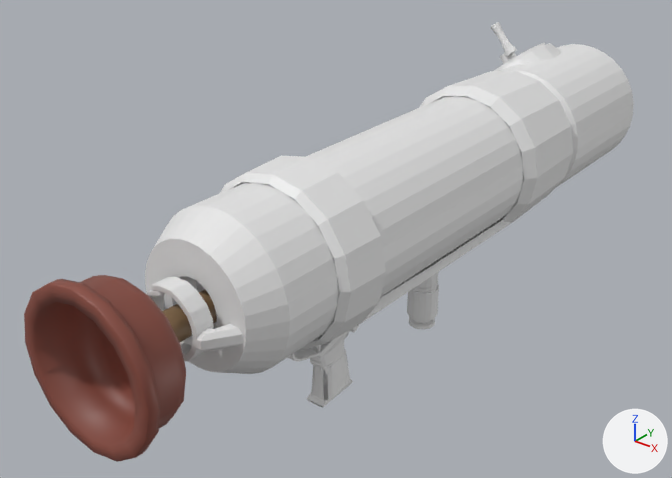
The FBX model Blitz/Blitz/Assets/3DAssets/GunModels/plunger_launcher.fbx as it was, and as the next commit left it.
Before and after are seen from a 50 mm lens placed at (7.99, -11.09, 8.9), pointed at (-0.91, 0.04, 2.0). Lighting does not change. The marker at lower right points along +X, +Y and +Z. Where no turn or scale is listed for an object, it has been applied to the vertices. Vertices at the same position are counted once.

In view in the first picture: 'Backing', 'Crank', 'Crank Base', 'Grip', 'Handle', 'Plunger', 'Ring', 'Ring Stand.001', 'Support', 'Tube'.
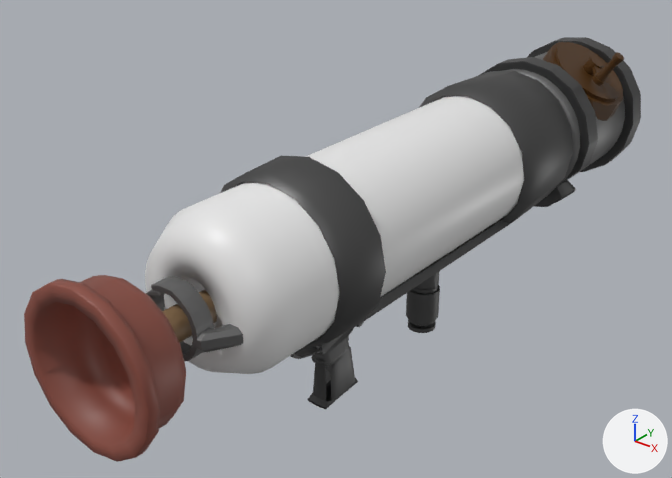
Boxes (x1, y1, x2, y2) around the edits, measured in the pictures (672 x 478 px; the box of a moved part takes in the faces that stretch with it):
'Backing', recoloured: (502, 44, 634, 187) in both
'Inside Ring.003', added: after (480, 57, 598, 207)
'Crank', recoloured, mesh turned: before (491, 22, 545, 71); after (555, 43, 624, 102)
'Grip', recoloured, moved, rescaled: before (287, 325, 359, 408); after (290, 322, 364, 409)
'Inside Ring.004', added: after (528, 37, 641, 172)
'Ring', recoloured (white to grey): (146, 277, 214, 361) in both
'Handle', recoloured, rescaled (6% wider, 7% taller): before (407, 272, 439, 329); after (406, 272, 440, 333)
'Crank Base', recoloured, mesh turned: before (500, 43, 561, 71); after (543, 42, 623, 121)
'Ring Stand.001', recoloured: (196, 324, 243, 352) in both
part 2 of me_cylinder_016, moved or reshaped: (449, 71, 573, 222) in both
part 3 of me_cylinder_016, recoloured (white to grey): (220, 86, 538, 349) in both
part 5 of me_cylinder_008, shading changed: (145, 96, 524, 374) in both

The change, as a list of edits to the scene's bpy script:
```text
Add mat_material_002:
    mat_material_002 = principled_material('Material.002')
    mat_material_002.base_color = (0.108, 0.108, 0.108)  # dark grey #5c5c5c
    mat_material_002.metallic = 0.836
Change me_cylinder_019:
    where me_cylinder_019.from_pydata(...)  # 256 vertices, 242 faces; spans x -1.22..1.22, y -1.22..1.22, z -4.73..1.42
    add me_cylinder_019.materials.append(mat_material_006)  # dark grey #5c5c5c
Change me_cylinder_009:
    where me_cylinder_009.from_pydata(...)  # 328 vertices, 330 faces; spans x -0.511..0.511, y -0.15..0.15, z -0.511..0.528
    add me_cylinder_009.materials.append(mat_material_008)  # grey #737373
Change me_plane_002:
    where me_plane_002.from_pydata(...)  # 376 vertices, 334 faces; spans x -1.82..3.35, y -3.28..1.64, z -0.81..0.81
    add me_plane_002.materials.append(mat_material_005)  # dark grey #5c5c5c
Change me_cylinder_008:
    where me_cylinder_008.from_pydata(...)  # 160 vertices, 129 faces; spans x -1.21..1.21, y -3.67..3.37, z -1.21..1.21
    me_cylinder_008 part 5: edges marked sharp go from 224 to 0
Change me_cube_005:
    where me_cube_005.from_pydata(...)  # 24 vertices, 20 faces; spans x -0.166..0.241, y -0.15..0.309, z -0.13..0.13
    add me_cube_005.materials.append(mat_material_009)  # grey #737373
Change me_cylinder_013:
    where me_cylinder_013.from_pydata(...)  # 192 vertices, 162 faces; spans x -1.27..1.27, y -4.33..-0.95, z -1.27..1.27
    add me_cylinder_013.materials.append(mat_material_013)  # grey #737373
Change me_cylinder_018:
    where me_cylinder_018.from_pydata(...)  # 200 vertices, 168 faces; spans x -0.66..0.56, y -0.76..0.76, z -0.46..0.96
    me_cylinder_018 part 6: the whole mesh is turned 74 degrees about the y axis through its middle, then moved by (1.83, 0.0, 0.0)
    add me_cylinder_018.materials.append(mat_material_018)  # brown #4a2c00
Change me_cylinder_016:
    remove me_cylinder_016.from_pydata(...)  # 138 vertices, 140 faces; spans x -1.38..1.38, y -6.18..0.77, z -1.38..1.38
    add me_cylinder_016.from_pydata(...)  # 154 vertices, 156 faces; spans x -1.38..1.38, y -6.18..0.77, z -1.38..1.38
    me_cylinder_016 part 2
    16 vertices are removed from x -1.32..1.32, y 0.62, z -1.32..1.32
    32 faces are deleted
    32 vertices are added at x -1.32..1.32, y 0.6..0.63, z -1.32..1.32
    48 new faces join them
    me_cylinder_016 part 3: 108 faces spanning x -1.38..1.38, y -6.18..0.77, z -1.38..1.38 switch from no material to mat_material_002 (dark grey #5d5d5d)
    me_cylinder_016 part 4: the surface is now shaded smooth
Change me_cylinder_007:
    where me_cylinder_007.from_pydata(...)  # 48 vertices, 33 faces; spans x -0.68..0.93, y -0.86..0.86, z -0.85..0.58
    me_cylinder_007 part 1: the whole mesh is turned 74 degrees about the y axis through its middle, then moved by (1.33, 0.0, 0.12)
    add me_cylinder_007.materials.append(mat_material_019)  # brown #4a2c00
Change ob_handle:
    ob_handle.scale: (0.232, 0.232, 0.248) -> (0.247, 0.247, 0.264)
Change ob_grip:
    ob_grip.location: (0.0, -1.26, 0.53) -> (0.0, -1.17, 0.53)
    ob_grip.scale: (0.32, 0.32, 0.32) -> (0.35, 0.35, 0.35)
Add ob_inside_ring_004:
    ob_inside_ring_004 = bpy.data.objects.new('Inside Ring.004', me_cylinder_021)  # 328 vertices, 330 faces; spans x -1.43..1.42, y -0.19..0.19, z -1.4..1.42; in mat_material_004 (dark grey #5c5c5c)
    ob_inside_ring_004.location = (0.03, 6.89, 2.83)
Add ob_inside_ring_003:
    ob_inside_ring_003 = bpy.data.objects.new('Inside Ring.003', me_cylinder_020)  # 328 vertices, 330 faces; spans x -1.42..1.41, y -0.19..0.19, z -1.51..1.42; in mat_material_003 (dark grey #5c5c5c)
    ob_inside_ring_003.location = (0.03, 4.81, 2.83)
```
